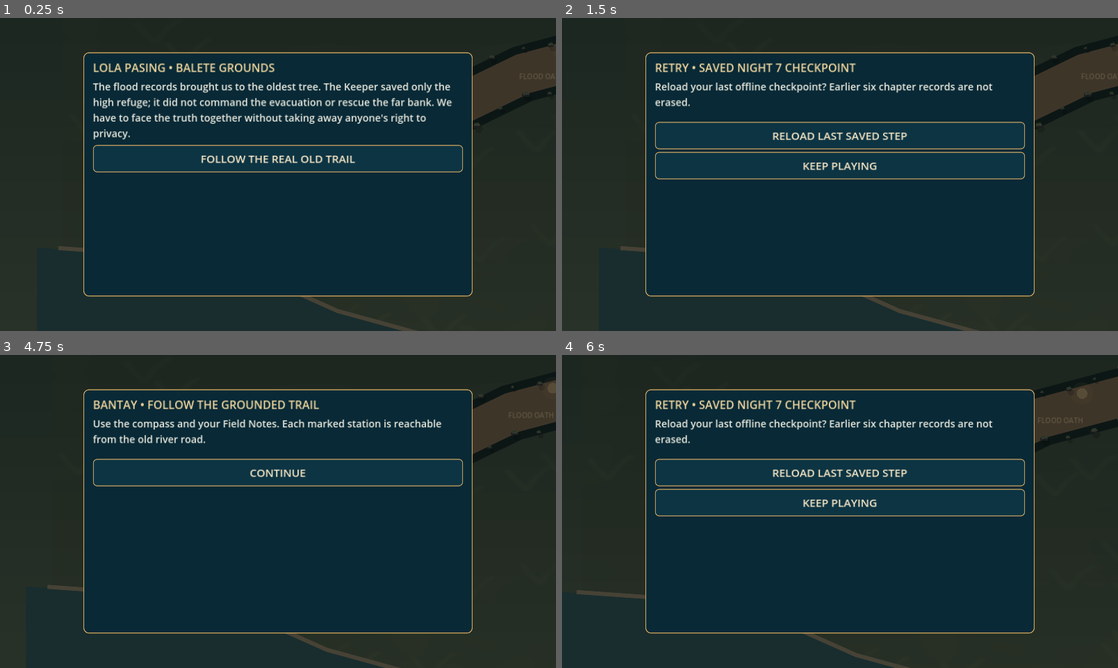
Above: before the commit, frames 1-4 (two rows, left to right).
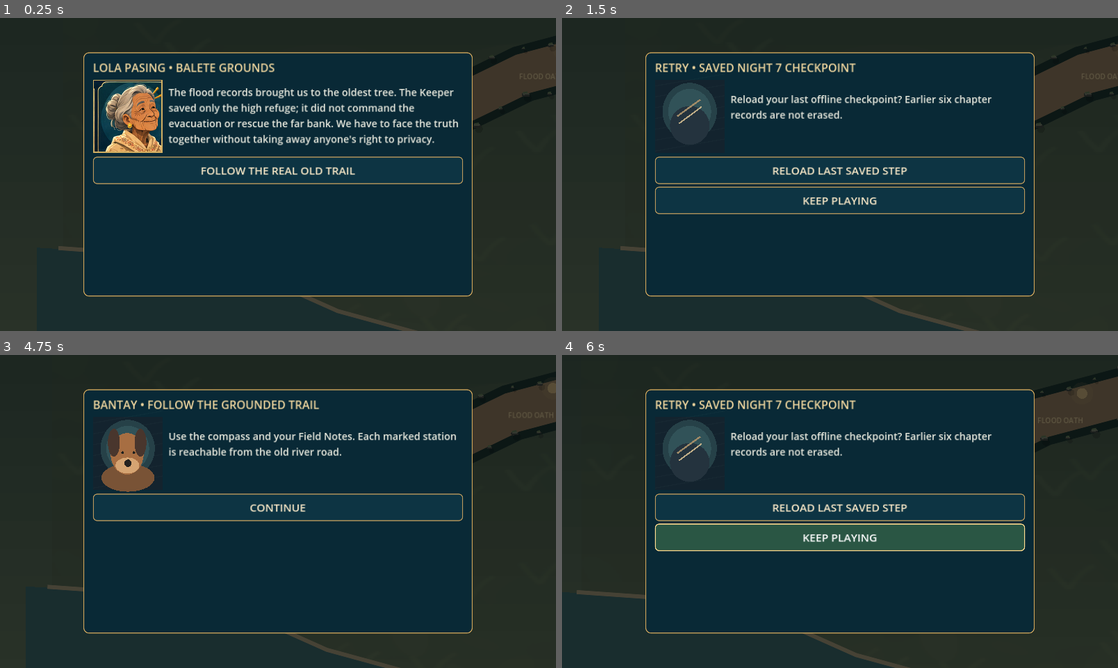
Above: after the commit, the same moments.

Repository: LokiJ07/Tabi-tabi
Game: Godot game, scene res://scenes/night07.tscn
The game is run twice, just before and just after one commit, with the same random seed, the same clock (stepped at 60 frames per second) and the same inputs. This scene is started directly instead of the project's main scene.
Inputs (mouse positions are in pixels of both pictures, inside the frame that each line leads up to):
- Up to frame 1 (0.25 s): no input
- Up to frame 2 (1.5 s): click "FOLLOW THE REAL OLD TRAIL" at 0.5 s; click "RETRY" at 1.25 s
- Up to frame 3 (4.75 s): click "KEEP PLAYING" at 2 s; click "RETRY" at 2.75 s; click "RELOAD LAST SAVED STEP" at 3.5 s; tap Enter (ui_accept) at 4.25, 4.52 s; move the mouse to (400, 495) at 4.27 s; hold Right (ui_right) from 4.28 s (still down); click (400, 495) at 4.42 s
- Up to frame 4 (6 s): tap Enter (ui_accept) at 4.82 s; release Right (ui_right) at 5 s; click "RETRY" at 5 s; drag from (728, 527) to (812, 574) at 5.77 s

The runs differ from the first frame. In frame 1, 8.7% of the frame differs, in the area x 16-84%, y 19-54%; in frame 2, 6.2%; in frame 3, 5.3%; in frame 4, 11%, in the area x 16-84%, y 20-63%.

Commit message:
art: shared head-and-shoulder speaker portraits in Night 7 cinematic dialogue

Diff:
--- a/scripts/night07_main.gd
+++ b/scripts/night07_main.gd
@@ -12,6 +12,7 @@
 const Depth = preload("res://scripts/visuals/layered_25d.gd")
 const Landscape = preload("res://scripts/visuals/folklore_landscape_25d.gd")
 const AimPad = preload("res://scripts/ui/aim_pad.gd")
+const SpeakerPortrait = preload("res://scripts/ui/speaker_portrait.gd")
 const PostgameResidents = preload("res://scripts/world/postgame_residents.gd")
 const HERO: Texture2D = preload("res://assets/characters/apprentice.svg")
 const BANTAY: Texture2D = preload("res://assets/characters/bantay.svg")
@@ -65,6 +66,7 @@
 var dialogue: PanelContainer
 var dialogue_speaker: Label
 var dialogue_body: Label
+var dialogue_portrait: Control
 var choices: VBoxContainer
 var notes: PanelContainer
 var notes_text: Label
@@ -362,8 +364,17 @@
 	dialogue = _panel(backdrop,"Night7Dialogue",Vector4(.15,.11,.85,.89))
 	var ds := _stack(dialogue)
 	dialogue_speaker = _label(ds,"",26,Color("#efd69e"))
-	dialogue_body = _label(ds,"",23,Color("#e9eadf"))
-	dialogue_body.custom_minimum_size.y = 88
+	var speaker_row := HBoxContainer.new()
+	speaker_row.add_theme_constant_override("separation",14)
+	ds.add_child(speaker_row)
+	dialogue_portrait = SpeakerPortrait.new()
+	dialogue_portrait.name = "SharedSpeakerPortrait"
+	speaker_row.add_child(dialogue_portrait)
+	dialogue_portrait.custom_minimum_size = Vector2(160,168)
+	dialogue_portrait.size_flags_horizontal = Control.SIZE_SHRINK_BEGIN
+	dialogue_body = _label(speaker_row,"",23,Color("#e9eadf"))
+	dialogue_body.custom_minimum_size.y = 110
+	dialogue_body.size_flags_horizontal = Control.SIZE_EXPAND_FILL
 	choices = VBoxContainer.new()
 	choices.add_theme_constant_override("separation",6)
 	ds.add_child(choices)
@@ -620,6 +631,8 @@
 	notes.hide()
 	dialogue.show()
 	dialogue_speaker.text = speaker
+	if dialogue_portrait != null:
+		dialogue_portrait.set_speaker(speaker)
 	dialogue_body.text = line
 	for child in choices.get_children():
 		choices.remove_child(child)
